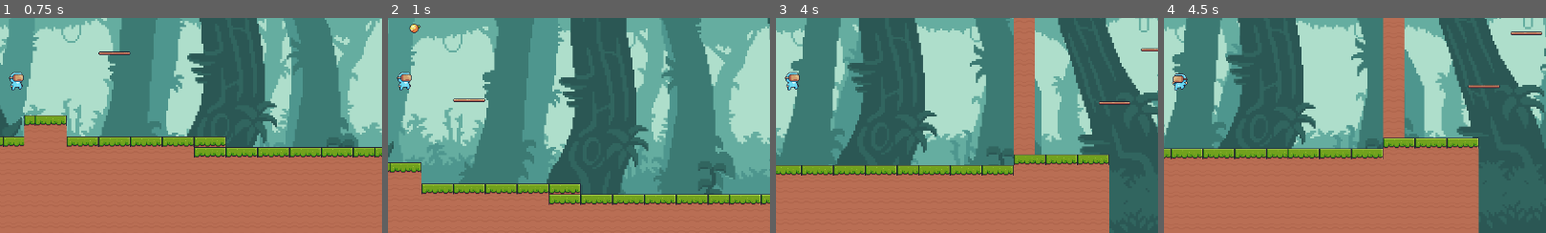
Above: before the commit, frames 1-4 (left to right).
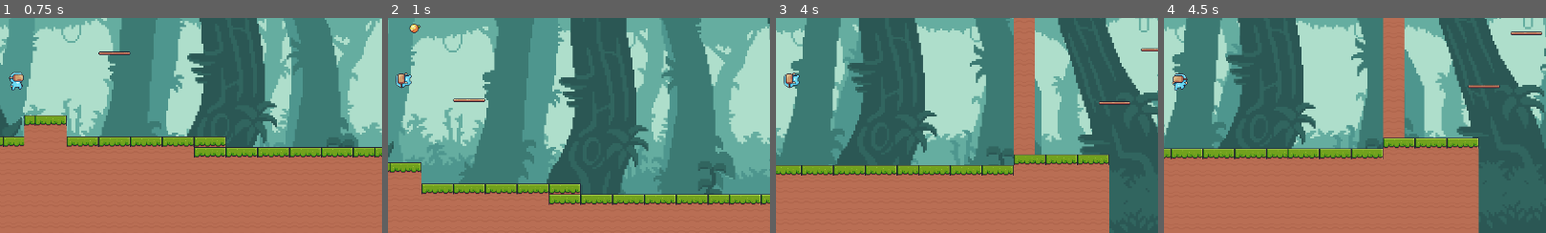
Above: after the commit, the same moments.

Repository: lllindemann/2D-Jump-n-Run-Godot
Game: Godot game, scene res://main.tscn
Same seed, same stepped clock (60 frames per second), same inputs: the game is played once before the commit and once after it.
Inputs:
- Up to frame 1 (0.75 s): tap Enter (ui_accept) at 0.5 s; hold Right (ui_right) from 0.53 s (still down)
- Up to frame 2 (1 s): keep holding Right (ui_right); tap Enter (ui_accept) at 0.77 s
- Up to frame 3 (4 s): tap Enter (ui_accept) at 1.52, 3.02, 3.77 s; release Right (ui_right) at 2.03 s; hold Left (ui_left) 2.03-2.78 s; hold Right (ui_right) from 2.78 s (still down)
- Up to frame 4 (4.5 s): release Right (ui_right) at 4.28 s; hold Left (ui_left) from 4.28 s (still down)
The pictures show only the part of the screen within x 48-98%, y 36-86%; the shares and areas given below are measured in that part.

Frame 1 is identical in both runs. In frame 2, 0.3% of the frame differs, in the area x 2-7%, y 24-34%; in frame 3, 0.3%; in frame 4, nothing differs.

Commit message:
fix: animation repitition

Diff:
--- a/project.godot
+++ b/project.godot
@@ -19,6 +19,10 @@
 
 window/stretch/mode="viewport"
 
+[dotnet]
+
+project/assembly_name="2d-jump-n-run-godot"
+
 [rendering]
 
 textures/canvas_textures/default_texture_filter=0
--- a/scenes/fruit/fruit.tscn
+++ b/scenes/fruit/fruit.tscn
@@ -17,7 +17,7 @@
 shape = SubResource("CapsuleShape2D_cvx2d")
 
 [node name="AnimatedSprite2D" type="AnimatedSprite2D" parent="."]
-sprite_frames = ExtResource("3_3jhf2")
+sprite_frames = ExtResource("6_4laa3")
 autoplay = "default"
 
 [connection signal="body_entered" from="." to="." method="_on_body_entered"]
--- a/scenes/player/player.tscn
+++ b/scenes/player/player.tscn
@@ -220,7 +220,7 @@
 "duration": 1.0,
 "texture": SubResource("AtlasTexture_0spav")
 }],
-"loop": true,
+"loop": false,
 "name": &"dash",
 "speed": 5.0
 }, {
@@ -243,7 +243,7 @@
 "duration": 1.0,
 "texture": SubResource("AtlasTexture_i6335")
 }],
-"loop": true,
+"loop": false,
 "name": &"double",
 "speed": 5.0
 }, {
@@ -323,7 +323,7 @@
 "duration": 1.0,
 "texture": SubResource("AtlasTexture_hbm1d")
 }],
-"loop": true,
+"loop": false,
 "name": &"jump",
 "speed": 5.0
 }, {
@@ -409,4 +409,4 @@
 [node name="RemoteTransform2D" type="RemoteTransform2D" parent="."]
 remote_path = NodePath("..")
 
-[connection signal="animation_finished" from="AnimatedSprite2D" to="." method="_on_animated_sprite_2d_animation_finished"]
+[connection signal="animation_finished" from="AnimatedSprite2D" to="." method="_on_AnimatedSprite_animation_finished"]
--- a/scenes/player/player_controller.gd
+++ b/scenes/player/player_controller.gd
@@ -62,18 +62,18 @@
 	if abs(velocity.x) >= 20:
 		_sprite2d.flip_h = true if velocity.x < 0 else false
 
-	if _sprite2d.animation == "double" and _sprite2d.frame != 5:
+	if _sprite2d.animation == "double" and _sprite2d.is_playing():
 		return
-	if _sprite2d.animation == "wall" and _sprite2d.frame != 4:
+	if _sprite2d.animation == "wall" and _sprite2d.is_playing():
 		return
-	if _sprite2d.animation == "dash" and _sprite2d.frame != 4:
+	if _sprite2d.animation == "dash" and  _sprite2d.is_playing():
 		return
 
 	if not is_on_floor():
 		if just_double_jumped:
-			_sprite2d.play("double", 3)
-		if just_wall_jumped:
-			_sprite2d.play("wall", 3)
+			_sprite2d.play("double", 4)
+		elif just_wall_jumped:
+			_sprite2d.play("wall", 4)
 		elif velocity.y < 0:
 			_sprite2d.play("jump", 1)
 		else:
